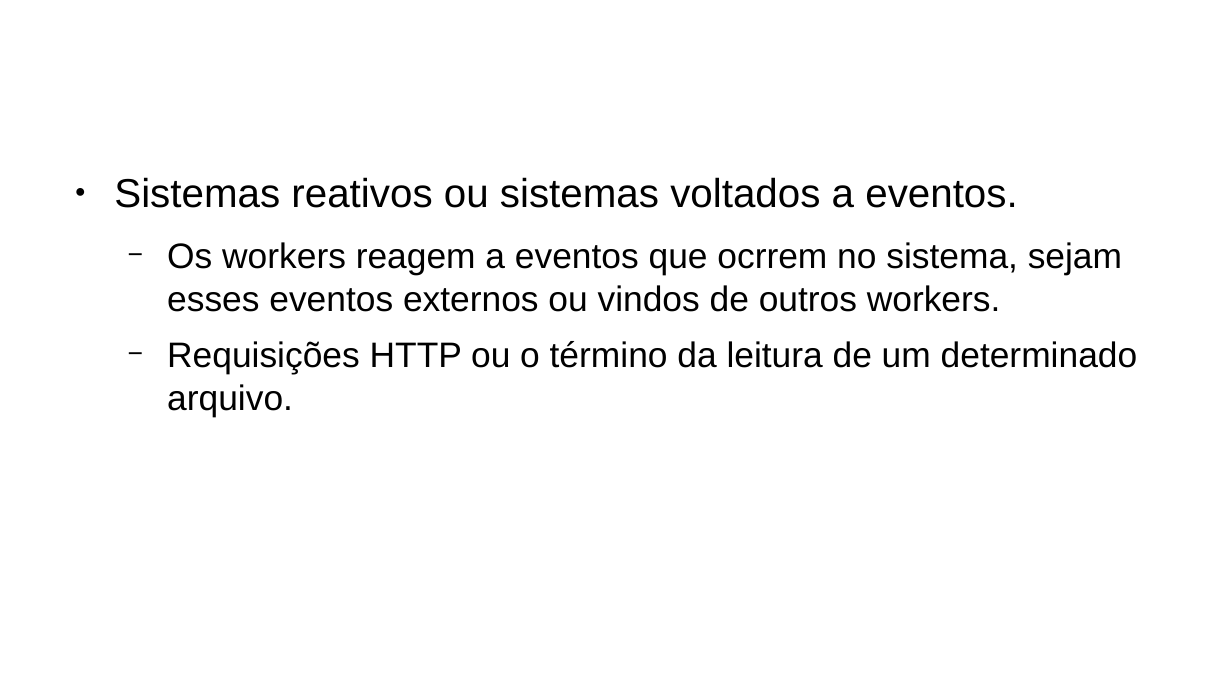
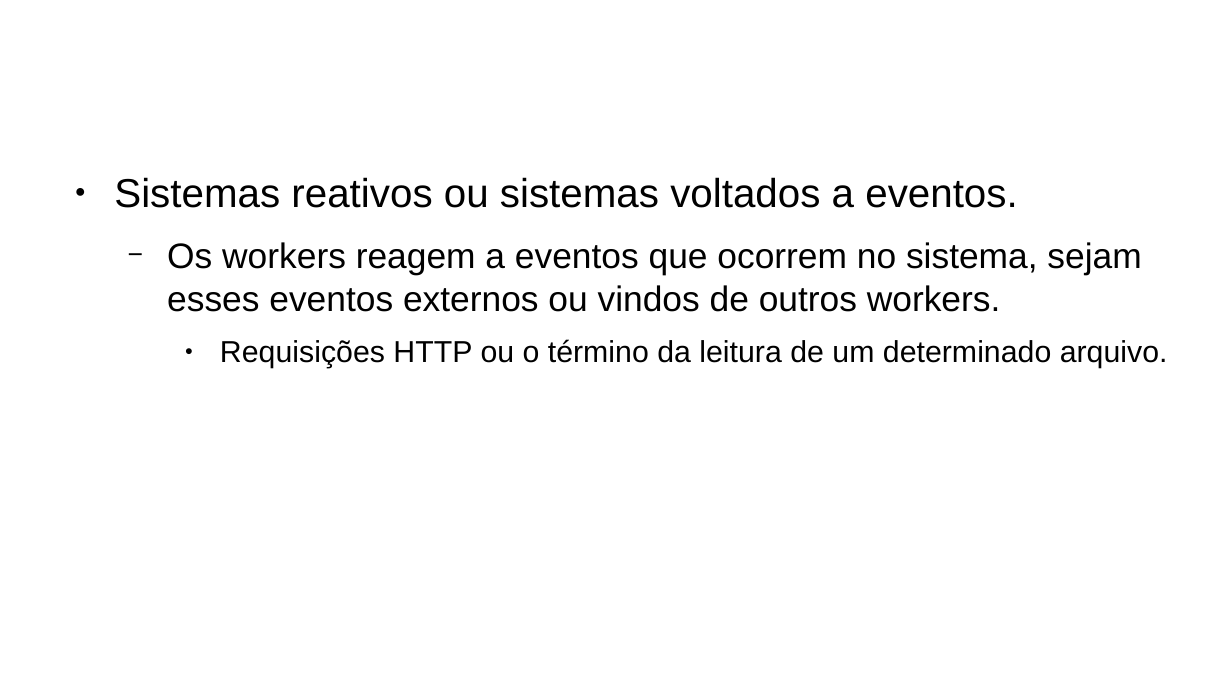
Before and after one commit to jeffersoncarvalho/DSC-2020_1, a slide deck: slide 18 of slides/tutorial/aula02.odp (slide 15 before the commit). Drawn at 1232x693 pixels with LibreOffice and Linux fonts; fonts in the diff are those of the drawing; background and template pictures are left out. Boxes give left, top, right and bottom in pixels: in the first picture for what was removed or moved away, otherwise in the second. Text is boxed around its words. In the diff, an @@ line names an element or a change of style, - is before the commit and + after.

```diff
--- a/slides/tutorial/aula02.odp
+++ b/slides/tutorial/aula02.odp
@@ text at <box>167,242,1141,312</box>: text changed @@
-  − Os workers reagem a eventos que ocrrem no sistema, sejam esses eventos externos ou vindos de outros workers.
+  − Os workers reagem a eventos que ocorrem no sistema, sejam esses eventos externos ou vindos de outros workers.
@@ text at <box>220,339,1168,368</box>: size 22.8 to 19.5 pt in "Requisições HTTP ou o término da leitura ..."; bullet − to ●; list level 2 to 3 in "Requisições HTTP ou o término ..." @@
```
Also in this commit, not shown: 4 other slides changed, 4 slides added, 6 other files.
